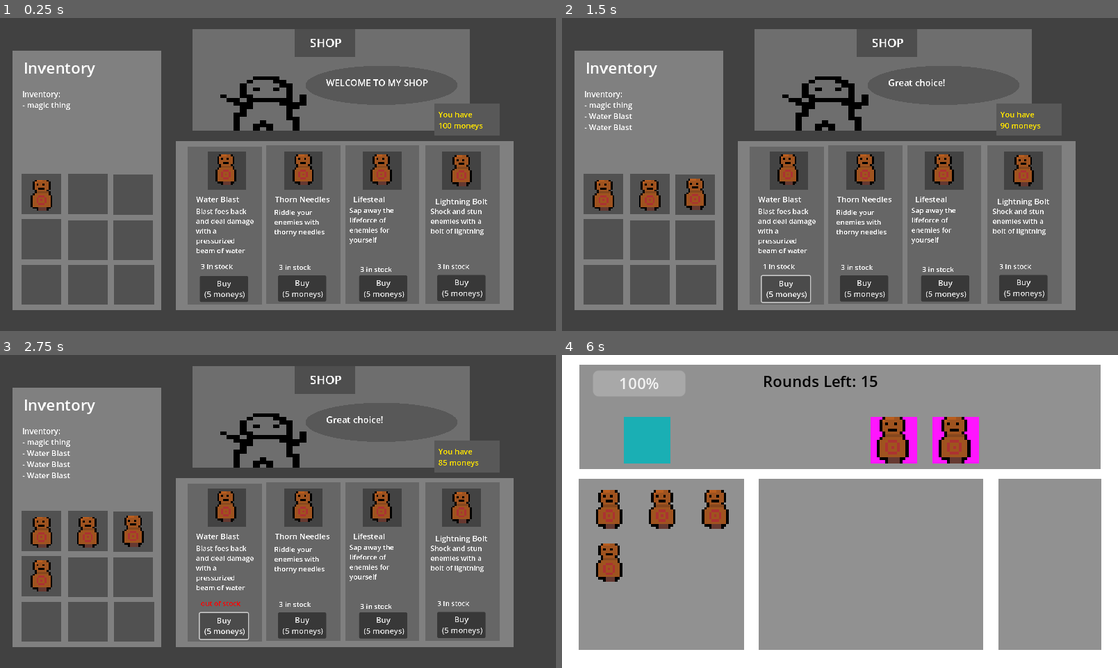
Above: before the commit, frames 1-4 (two rows, left to right).
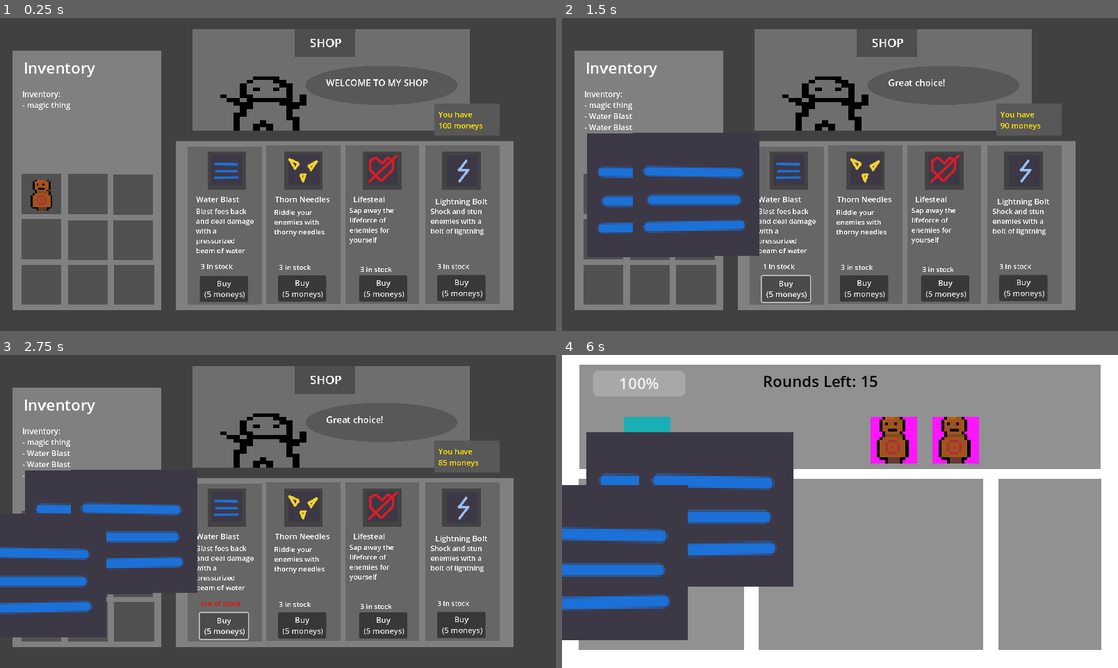
Above: after the commit, the same moments.

Repository: CoderXam/UntitledGameJame104
Game: Godot game, scene res://Scenes/shop/shop_scene.tscn
Two runs of this game, one before a commit and one after it. Both use one fixed random seed, a clock stepped at 60 frames per second and the inputs below.
Inputs (mouse positions are in pixels of both pictures, inside the frame that each line leads up to):
- Up to frame 1 (0.25 s): no input
- Up to frame 2 (1.5 s): click "Buy (5 moneys)" at 0.5 s; click "Buy (5 moneys)" at 1.25 s
- Up to frame 3 (2.75 s): click "Buy (5 moneys)" at 2 s
- Up to frame 4 (6 s): tap Enter (ui_accept) at 2.75, 3.02, 3.5, 3.77, 4.25, 5, 5.27, 5.75 s; move the mouse to (962, 495) at 2.77 s; press the mouse at (962, 495) at 2.78 s; move the mouse to (728, 527) at 3.52 s; release the mouse at (728, 527) at 3.53 s; tap Tab (switch_scene) at 3.6 s; move the mouse to (895, 442) at 4.27 s; hold E (use) 4.28-5.03 s; move the mouse to (812, 574) at 5.02 s; click (812, 574) at 5.1 s; move the mouse to (1006, 558) at 5.77 s; hold Tab (switch_scene) from 5.78 s (still down)

The runs differ from the first frame. In frame 1, 1.4% of the frame differs, in the area x 38-85%, y 43-54%; in frame 2, 13%; in frame 3, 16%; in frame 4, 24%, in the area x 0-42%, y 24-92%.

Commit message:
rune sprites

Diff:
--- a/Scenes/Rune.gd
+++ b/Scenes/Rune.gd
@@ -6,7 +6,7 @@
 var shop_chance := 10
 var image := preload("res://Sprites/testdummy.png")
 
-func _init(name:String, rune_description:String, rune_price:int=5, rune_shop_chance:int=10, rune_image:CompressedTexture2D=preload("res://Sprites/testdummy.png")):
+func _init(name:String, rune_description:String, rune_image:CompressedTexture2D=preload("res://Sprites/testdummy.png"), rune_price:int=5, rune_shop_chance:int=10):
 	rune_name = name
 	description = rune_description
 	price = rune_price
--- a/Scenes/shop/shop_scene.gd
+++ b/Scenes/shop/shop_scene.gd
@@ -15,16 +15,16 @@
 				#"Thorn" : ["Thorn Needles","Riddle your enemies with thorny needles", 5, 10]}
 
 '''New code using Rune class'''
-var fire := Rune.new("Fireball","Launch a scorching fireball attack")
-var magma := Rune.new("Magma Stomp","Turn the ground to molten rock")
-var water := Rune.new("Water Blast","Blast foes back and deal damage with a pressurized beam of water")
-var shield := Rune.new("Shield","Block incoming attacks with an arcane ward")
-var orb := Rune.new("Orb","Pierce through enemies with a spectral orb")
-var lifesteal := Rune.new("Lifesteal","Sap away the lifeforce of enemies for yourself")
-var root := Rune.new("Root Snatch","Fix enemies in place with grasping roots")
-var lightning := Rune.new("Lightning Bolt","Shock and stun enemies with a bolt of lightning")
-var amplify := Rune.new("Amplify","Amplify other runes")
-var thorns := Rune.new("Thorn Needles","Riddle your enemies with thorny needles")
+var fire := Rune.new("Fireball","Launch a scorching fireball attack", preload("res://Sprites/runes/fire.png"))
+var magma := Rune.new("Magma Stomp","Turn the ground to molten rock", preload("res://Sprites/runes/magma.png"))
+var water := Rune.new("Water Blast","Blast foes back and deal damage with a pressurized beam of water", preload("res://Sprites/runes/water.png"))
+var shield := Rune.new("Shield","Block incoming attacks with an arcane ward", preload("res://Sprites/runes/shield.png"))
+var orb := Rune.new("Orb","Pierce through enemies with a spectral orb", preload("res://Sprites/runes/orb.png"))
+var lifesteal := Rune.new("Lifesteal","Sap away the lifeforce of enemies for yourself", preload("res://Sprites/runes/lifesteal.png"))
+var root := Rune.new("Root Snatch","Fix enemies in place with grasping roots", preload("res://Sprites/runes/root.png"))
+var lightning := Rune.new("Lightning Bolt","Shock and stun enemies with a bolt of lightning", preload("res://Sprites/runes/lightning.png"))
+var amplify := Rune.new("Amplify","Amplify other runes", preload("res://Sprites/runes/amplify.png"))
+var thorns := Rune.new("Thorn Needles","Riddle your enemies with thorny needles", preload("res://Sprites/runes/thorns.png"))
 
 var shop_inv = [fire,magma,water,shield,orb,lifesteal,root,lightning,amplify,thorns] # List of all runes
 var available = [] # The runes available in the shop
--- a/player_data.gd
+++ b/player_data.gd
@@ -7,7 +7,7 @@
 
 var inventory: Array = []
 var capacity = 9 # Max amount of items in inventory
-var starting_rune: Rune = Rune.new("magic thing","a magical thing",0,0)
+var starting_rune: Rune = Rune.new("magic thing","a magical thing")
 
 # Called when the node enters the scene tree for the first time.
 func _ready() -> void:
Binary file added: Sprites/runes/amplify.png
Not shown, added: Sprites/runes/amplify.png.import
Binary file added: Sprites/runes/fire.png
Not shown, added: Sprites/runes/fire.png.import
Binary file added: Sprites/runes/lifesteal.png
Not shown, added: Sprites/runes/lifesteal.png.import
Binary file added: Sprites/runes/lightning.png
Not shown, added: Sprites/runes/lightning.png.import
Binary file added: Sprites/runes/magma.png
Not shown, added: Sprites/runes/magma.png.import
Binary file added: Sprites/runes/orb.png
Not shown, added: Sprites/runes/orb.png.import
(and 8 more such lines)
